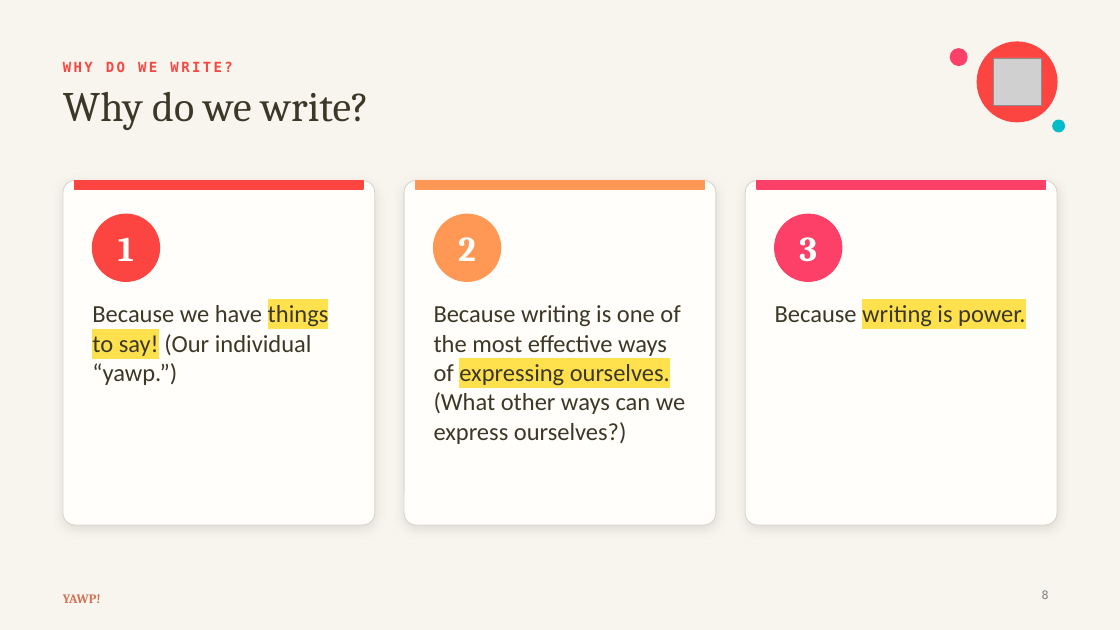
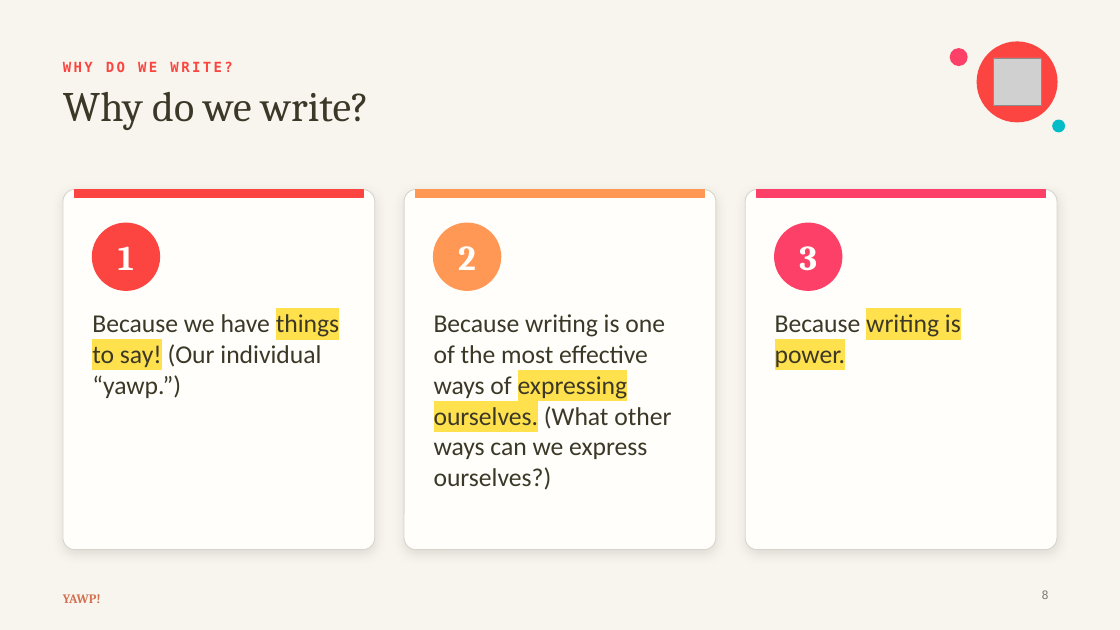
Before and after one commit to The-Connell-School/yawp, a slide deck: slide 8 of services/web-app/resources/thesis-essay-decks/lesson-1-day-1.pptx. Drawn at 1120x630 pixels with LibreOffice and Linux fonts; fonts in the diff are those of the drawing; grey boxes stand for pictures. Boxes give left, top, right and bottom in pixels: in the first picture for what was removed or moved away, otherwise in the second. Text is boxed around its words. In the diff, an @@ line names an element or a change of style, - is before the commit and + after.

```diff
--- a/services/web-app/resources/thesis-essay-decks/lesson-1-day-1.pptx
+++ b/services/web-app/resources/thesis-essay-decks/lesson-1-day-1.pptx
@@ rounded rectangle: place and size @@
-rounded rectangle at bbox=[63, 181, 375, 525]
+rounded rectangle at bbox=[63, 190, 375, 550]
@@ rounded rectangle: place and size @@
-rounded rectangle at bbox=[404, 181, 716, 525]
+rounded rectangle at bbox=[404, 190, 716, 550]
@@ rounded rectangle: place and size @@
-rounded rectangle at bbox=[745, 181, 1057, 525]
+rounded rectangle at bbox=[745, 190, 1057, 550]
@@ 3 texts, 3 rectangles, 3 ellipses: place and size @@
-3 texts, 3 rectangles, 3 ellipses at bbox=[75, 181, 1045, 281]
+3 texts, 3 rectangles, 3 ellipses at bbox=[75, 190, 1045, 291]
@@ text "Because we have things to ...": place and size @@
-text "Because we have things to ..." at bbox=[92, 302, 329, 385]
+text "Because we have things to ..." at bbox=[92, 314, 339, 398]
@@ text "Because writing is one of ...": place and size @@
-text "Because writing is one of ..." at bbox=[434, 305, 685, 444]
+text "Because writing is one of ..." at bbox=[434, 314, 671, 490]
@@ size 21 to 22 pt in 3 elements at bbox=[92, 314, 339, 398], bbox=[434, 314, 671, 490], bbox=[775, 314, 961, 369] @@
@@ text "Because writing is power.": place and size @@
-text "Because writing is power." at bbox=[775, 305, 1025, 326]
+text "Because writing is power." at bbox=[775, 314, 961, 369]
```
Also in this commit, not shown: 8 other slides changed, 1 slide added, 22 other files.
